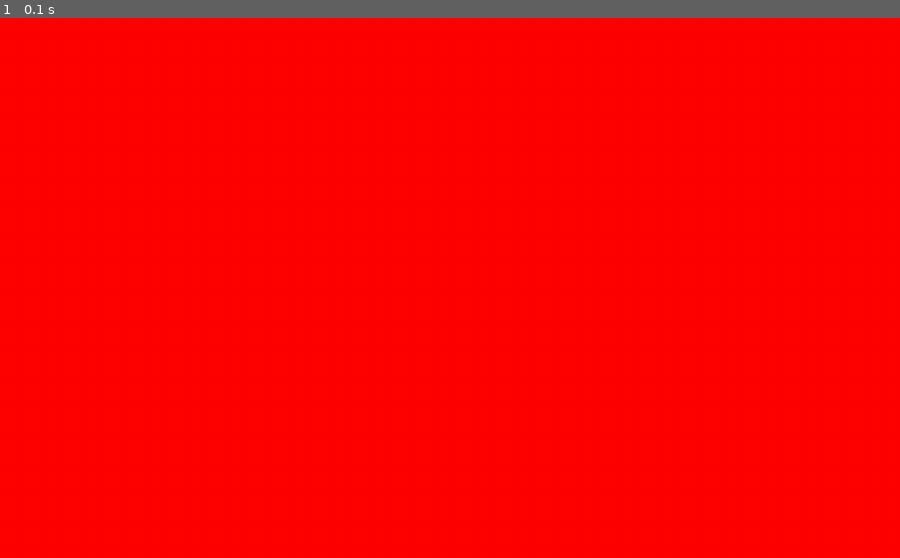
Above: before the commit, frame 1.
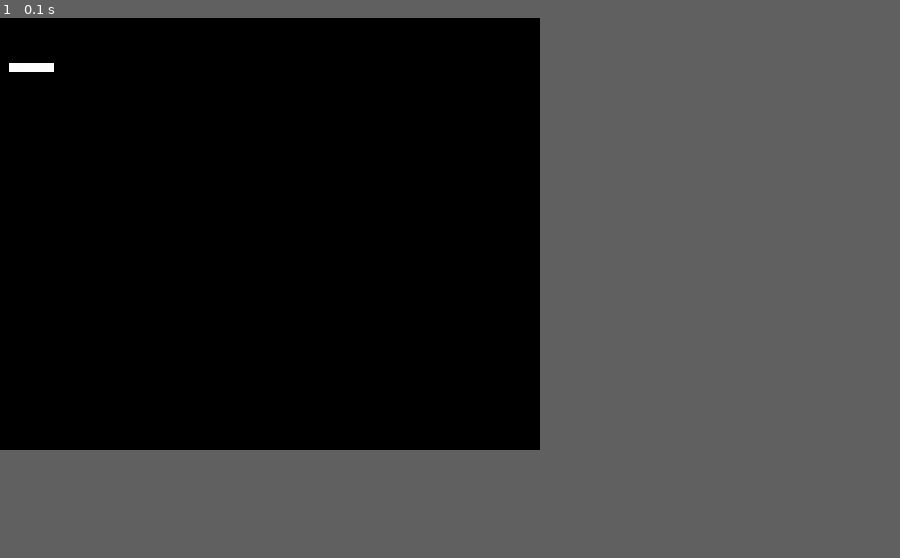
Above: after the commit, the same moment.

Repository: snehagupta01/Pygame
Game: pygame game, started from app.py
Two runs of this game, one before a commit and one after it. Both use one fixed random seed, a clock stepped at 60 frames per second and the inputs below.
Inputs:
- Up to frame 1 (0.1 s): no input
The window is 900x540 before the commit and 540x432 after it. Grey fills any space a smaller window leaves; there, only what the larger window draws over its background counts as a difference.

The runs differ from the first frame. In frame 1, 48% of the frame differs, in the area x 0-60%, y 0-80%.

Commit message:
event loop 2

Diff:
--- a/app.py
+++ b/app.py
@@ -1,25 +1,49 @@
 import pygame,sys,os
 from pygame.locals import *
 
-red = [255,0,0]#(255,0,0)
+catx = 10
+caty = 10
+screen = 0
+def myquit():
+    pygame.quit()
+    sys.exit()
 
-#initialize pygame
-pygame.init()
+def check_inputs(events):
+    global catx,caty,screen
+    for event in events:
+        if event.type == QUIT:
+            quit()
+        else:
+            if event.type == KEYDOWN:
+                if event.key==K_ESCAPE:
+                    myquit()
+                elif event.key==K_LEFT:
+                    catx-=5
+                    print("move rect left")
+                elif event.key==K_RIGHT:
+                    catx+=5
+                    print("move rect right")
+                else:
+                    print(event.key)
+    screen.fill((0,0,0))
+    pygame.draw.rect(screen,(255,255,255),(catx,50,50,10))
+    pygame.display.update()
 
-#setup window
-window = pygame.display.set_mode((1000,600))
-pygame.display.set_caption("SNAKE GAME")
+def main():
+    global screen
+    #initialize pygame
+    pygame.init()
+    #setup screen
+    SCREEN_WIDTH = 600
+    SCREEN_HEIGHT = 480
+    #setup window
+    window = pygame.display.set_mode((SCREEN_WIDTH,SCREEN_HEIGHT))
+    pygame.display.set_caption("SNAKE GAME")
+    #set up drawing surface
+    screen = pygame.display.get_surface()
 
-#set up drawing surface
-screen = pygame.display.get_surface()
-screen.fill(red)
-pygame.display.set_caption("Snake")
-pygame.display.flip()
-while True:
-    #  print("hi")
-    for event in pygame.event.get():
-        print(event)
-        if event.type == QUIT:
-            pygame.quit()
-            sys.exit()
     pygame.display.update()
+
+    while True:
+        check_inputs(pygame.event.get())
+main()
